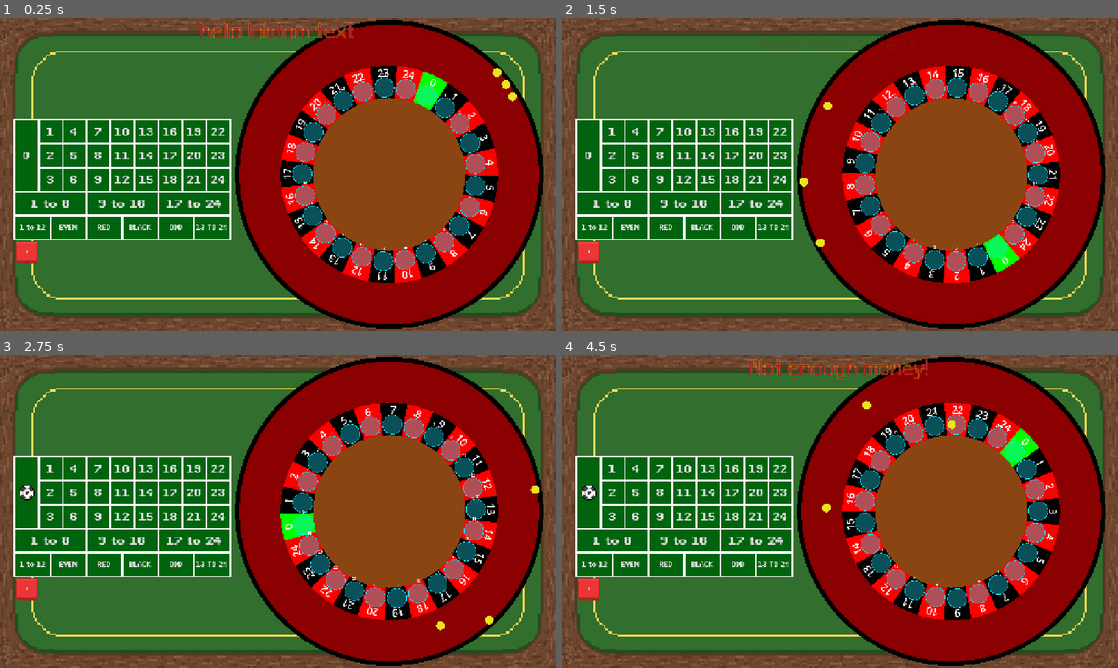
Above: before the commit, frames 1-4 (two rows, left to right).
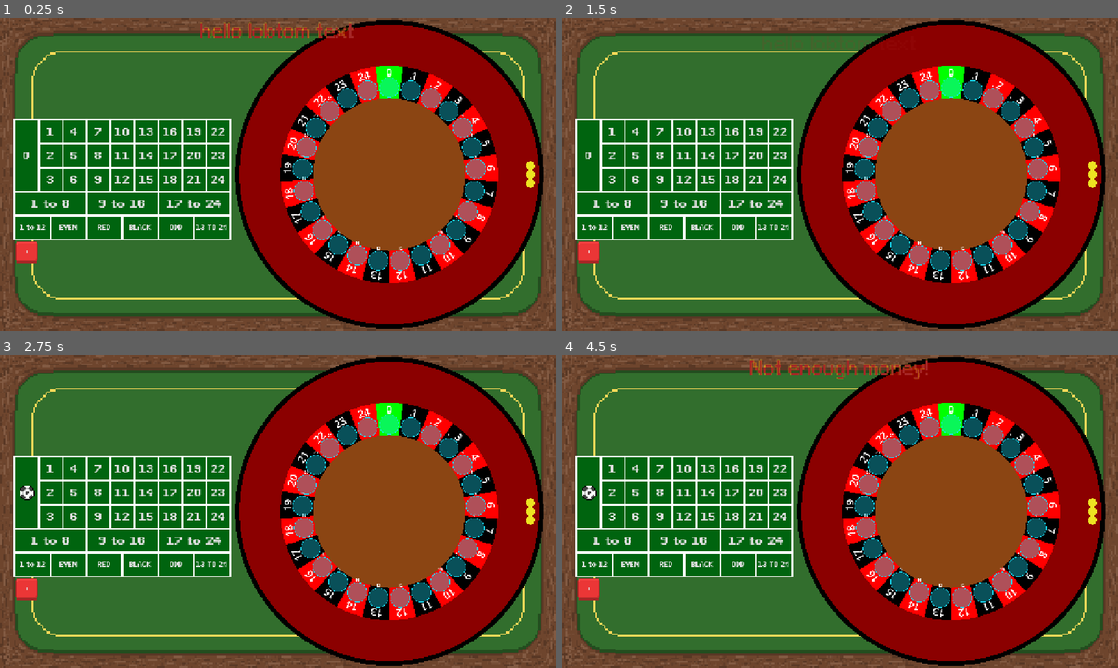
Above: after the commit, the same moments.

Repository: DuneRanger/Very-Serious-GameJam-2026
Game: Godot game, scene res://scenes/game/game_scene/game_scene.tscn
The game is run twice, just before and just after one commit, with the same random seed, the same clock (stepped at 60 frames per second) and the same inputs. Sound files missing from this copy of the repository are replaced by a short silence.
Inputs:
- Up to frame 1 (0.25 s): no input
- Up to frame 2 (1.5 s): click "+" at 0.5 s; click "-" at 1.25 s
- Up to frame 3 (2.75 s): click "0" at 2 s
- Up to frame 4 (4.5 s): click "1" at 2.75 s; click "2" at 3.5 s; click "3" at 4.25 s

The runs differ from the first frame. In frame 1, 6.0% of the frame differs, in the area x 50-97%, y 15-85%; in frame 2, 7.4%; in frame 3, 8.5%; in frame 4, 9.1%, in the area x 46-97%, y 14-85%.

Commit message:
Add random roulette rotation and fix bank sliding

Diff:
--- a/scenes/game/game_scene/roulette/roulette.gd
+++ b/scenes/game/game_scene/roulette/roulette.gd
@@ -6,7 +6,9 @@
 	return Vector2(cos(angle), sin(angle)) * size
 
 static func get_random_roulette_rot() -> float:
-	return randf_range(-0.04, 0.04)
+	var rot = 0.0
+	while abs(rot) < 0.01 : rot = randf_range(-0.04, 0.04)
+	return rot
 
 var cells = []
 var default_font : Font = ThemeDB.fallback_font;
@@ -16,18 +18,19 @@
 # (base_roulette_numbers + 1) includes the green 0
 var total_weight : float = (base_roulette_numbers + 1) * base_cell_weight
 
-enum CellMod {STICKY, SHINY}
+enum CellMod {NONE, STICKY, SHINY}
 
 class RouletteCell:
-	var number
-	var colour
-	var weight
-	var modifier
+	var number : int
+	var colour : Color
+	var weight : float
+	var modifier : CellMod
 
 	func _init(num, col, w = base_cell_weight):
-		number = num;
-		colour = col;
+		number = num
+		colour = col
 		weight = w
+		modifier = CellMod.NONE
 
 func _init():
 	cells.append(RouletteCell.new(0, Color.GREEN))
@@ -85,10 +88,10 @@
 	draw_circle(Vector2(0, 0), outer_circle_radius, outer_circle_colour)
 
 func _draw():
-	move_banks()
 	draw_edge()
 	draw_cells()
 	draw_centre()
+	move_banks()
 	_draw_bank_debug()
 
 # -------------------------------- Physics --------------------------------
@@ -125,12 +128,14 @@
 	wall_body.add_child(visual)
 
 func decay_rotation():
-	rotation_speed = max(0, min(rotation_speed - 0.000005, rotation_speed * 0.999))
+	if rotation_speed > 0:
+		rotation_speed = max(0, min(rotation_speed - 0.000005, rotation_speed * 0.999))
+	else:
+		rotation_speed = min(0, max(rotation_speed + 0.000005, rotation_speed * 0.999))
 
 func spin_roulette():
 	launch_balls()
-	rotation_speed = 0.03
-	queue_redraw()
+	rotation_speed = get_random_roulette_rot()
 
 func stop_roulette():
 	rotation_speed = 0.0
@@ -140,17 +145,16 @@
 	build_banks()
 	prepare_balls()
 	refresh_bank_debug()
-	spin_roulette()
 
 func _physics_process(_delta: float):
-	give_balls_angular_velocity(_delta)
-	simulate_inclines(_delta)
-	visual_rotation += rotation_speed
-	decay_rotation()
-	queue_redraw()
-	give_balls_angular_velocity(_delta)
 	match (GameManager.game_state):
 		GameEnums.game_states.SPIN_PHASE:
+			give_balls_angular_velocity(_delta)
+			simulate_inclines(_delta)
+			visual_rotation += rotation_speed
+			decay_rotation()
+			queue_redraw()
+			give_balls_angular_velocity(_delta)
 			if rotation_speed == 0:
 				GameManager.game_state = GameEnums.game_states.BET_PHASE
 		GameEnums.game_states.BET_PHASE:
@@ -169,13 +173,13 @@
 	for i in range(3):
 		balls.append(RouletteBall.new())
 	for ball in balls:
+		ball.position = Vector2(outer_circle_radius - 50, 0)
 		add_child(ball)
 
 func launch_balls() -> void:
 	for ball in balls:
 		if ball and is_instance_valid(ball):
-			ball.position = Vector2(outer_circle_radius - 50, 0)
-			ball.apply_impulse(Vector2(0, -1000))
+			ball.apply_impulse(Vector2(0, 1000 * (-1 * sign(rotation_speed))))
 
 var inner_incline_strength : float = 600
 var inner_incline_radius : int = inner_circle_radius
@@ -189,7 +193,7 @@
 	for ball : RouletteBall in balls:
 		var ball_to_mid = ball.position - position
 		if ball_to_mid.length() <= cell_circle_radius - ball.ball_radius:
-			ball.apply_force(-ball_to_mid.normalized().orthogonal() * 500 * rotation_speed)
+			ball.apply_force(-1 * sign(rotation_speed) * ball_to_mid.normalized().orthogonal() * 500 * rotation_speed)
 
 func simulate_inclines(_delta : float):
 	for ball : RouletteBall in balls:
@@ -236,7 +240,7 @@
 
 func move_banks():
 	for bank : Area2D in bank_areas:
-		bank.position = bank.position.rotated(rotation_speed)
+		bank.position = bank.position.rotated(rotation_speed * 1.001)
 
 func _bank_catch_probability(speed: float) -> float:
 	if speed <= 0.0:
--- a/scenes/game/game_scene/roulette/roulette_ball.gd
+++ b/scenes/game/game_scene/roulette/roulette_ball.gd
@@ -36,7 +36,7 @@
 
 	var phys_mat = PhysicsMaterial.new()
 	phys_mat.bounce = 0.5
-	phys_mat.friction = 0.001
+	phys_mat.friction = 0.0001
 	physics_material_override = phys_mat
 
 	# collision detecteion mode
